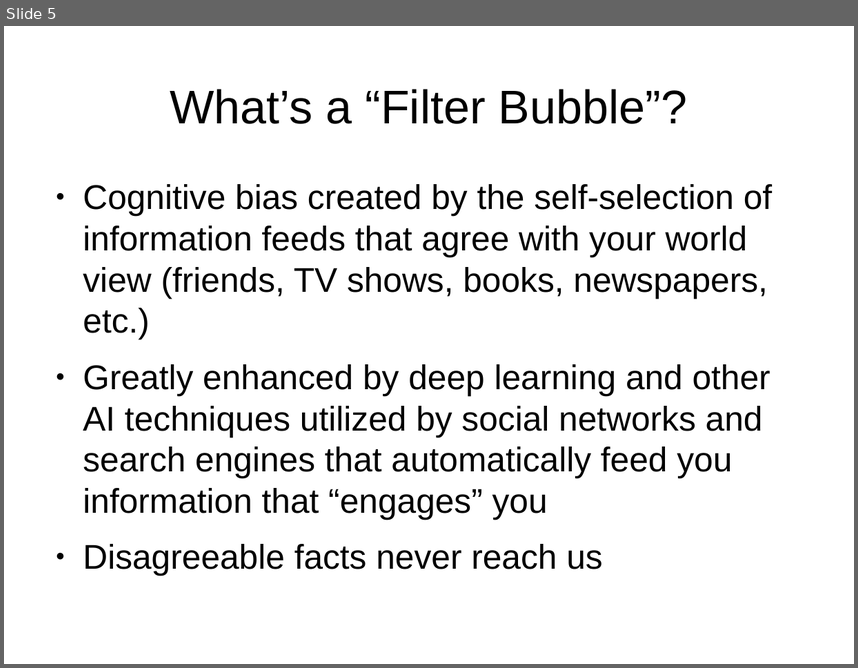
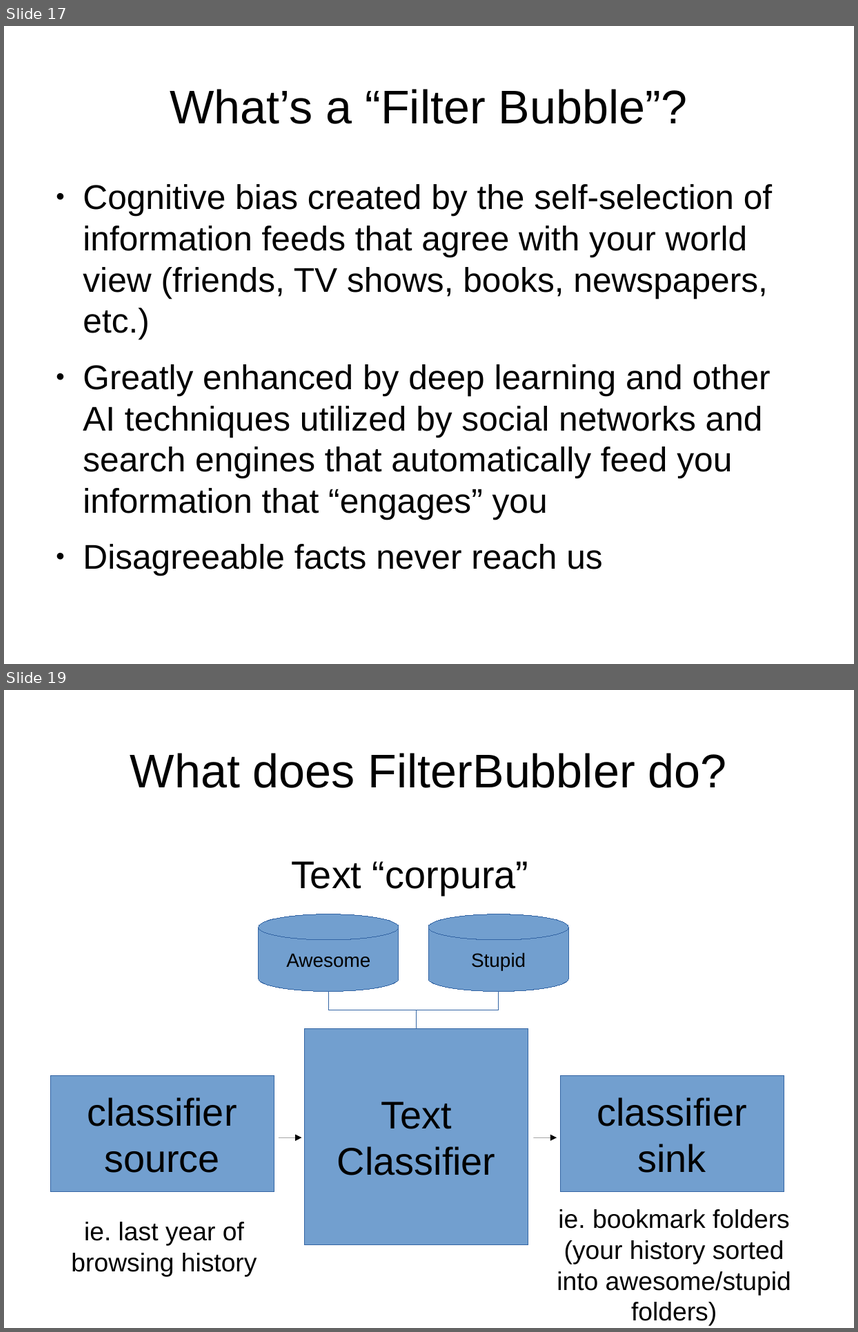
Before and after one commit to filterbubbler/java-tour-slides, a slide deck: java-talk.odp. Shown one above the other, each under a label of ours: slide 5 before the commit, slides 17 and 19 after it; the slides between them are not shown. The pictures are 858x668 and 858x1332 pixels, drawn with LibreOffice and Linux fonts; fonts in the diff are those of the drawing. Boxes give left, top, right and bottom in pixels: in the first picture for what was removed or moved away, otherwise in the second. Text is boxed around its words. In the diff, an @@ line names an element or a change of style, - is before the commit and + after.

```diff
--- a/java-talk.odp
+++ b/java-talk.odp
@@ slide 19 added at [4, 690, 854, 1328], background #FFFFFF @@
@@ title added at [130, 753, 727, 788], 44 pt, text #000000 @@
+What does FilterBubbler do?
@@ text added at [291, 861, 529, 895], 36 pt, text #000000 @@
+Text “corpura”
@@ cylinder added at [259, 914, 399, 992], fill #729FCF, outline #3465A4 0 pt, 18 pt, text #000000 @@
+Awesome
@@ cylinder added at [428, 914, 568, 992], fill #729FCF, outline #3465A4 0 pt, 18 pt, text #000000 @@
+Stupid
@@ elbow line added from (417, 1029) to (329, 992), #3465A4 0 pt @@
@@ elbow line added from (417, 1029) to (499, 992), #3465A4 0 pt @@
@@ rectangle added at [305, 1029, 528, 1245], fill #729FCF, outline #3465A4 0 pt, 36 pt, text #000000 @@
+Text
+Classifier
@@ rectangle added at [50, 1076, 274, 1192], fill #729FCF, outline #3465A4 0 pt, 36 pt, text #000000 @@
+classifier
+source
@@ rectangle added at [560, 1076, 784, 1192], fill #729FCF, outline #3465A4 0 pt, 36 pt, text #000000 @@
+classifier
+sink
@@ arrow added from (279, 1137) to (302, 1137), #000000 0 pt @@
@@ arrow added from (534, 1137) to (557, 1137), #000000 0 pt @@
@@ text added at [71, 1221, 257, 1276], 24 pt, text #000000 @@
+ie. last year of browsing history
@@ text added at [557, 1209, 791, 1325], 24 pt, text #000000 @@
+ie. bookmark folders
+(your history sorted into awesome/stupid folders)
@@ what was slide 5 is now slide 17 @@
```
Also in this commit, not shown: 1 slide changed, 10 other slides added, 2 slides removed, 1 other file.
